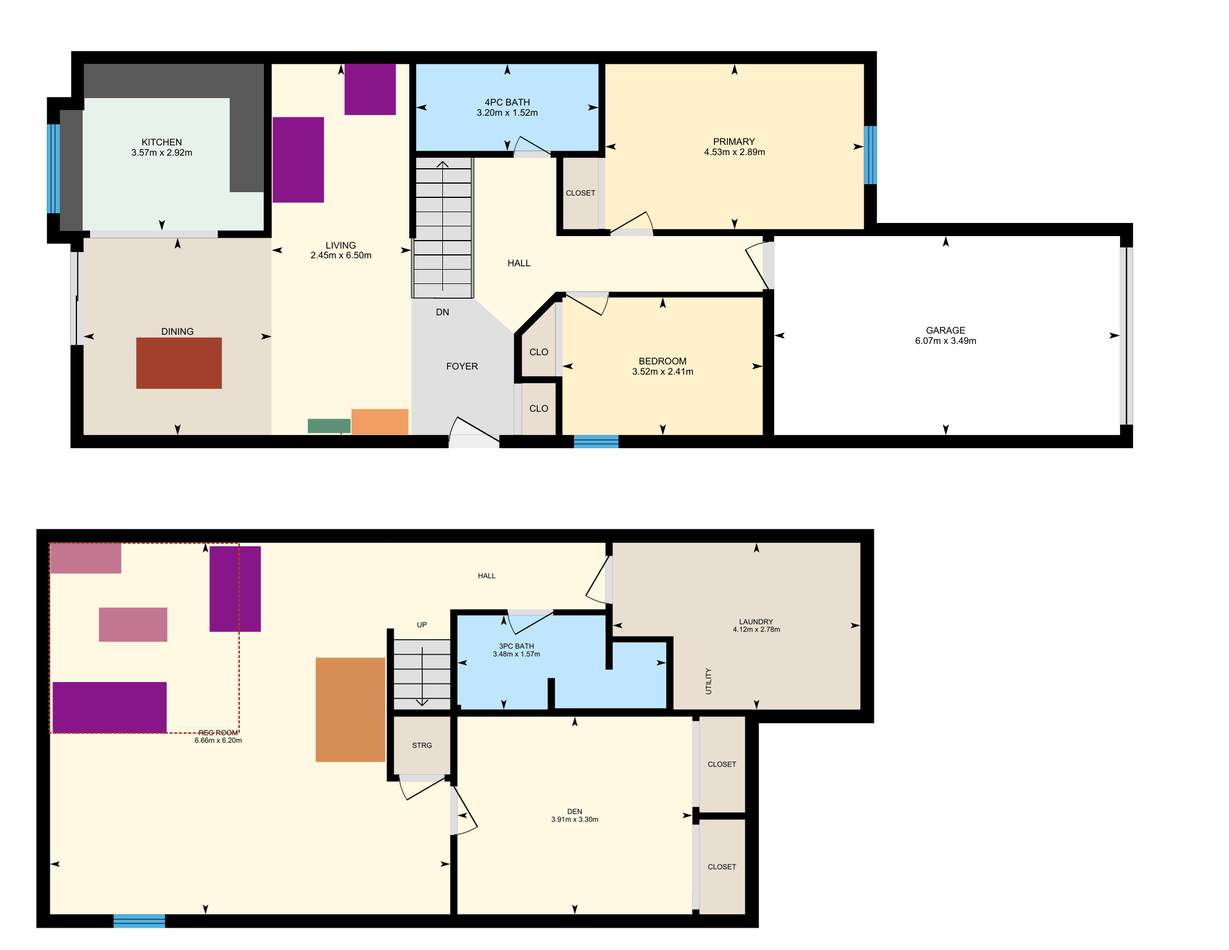
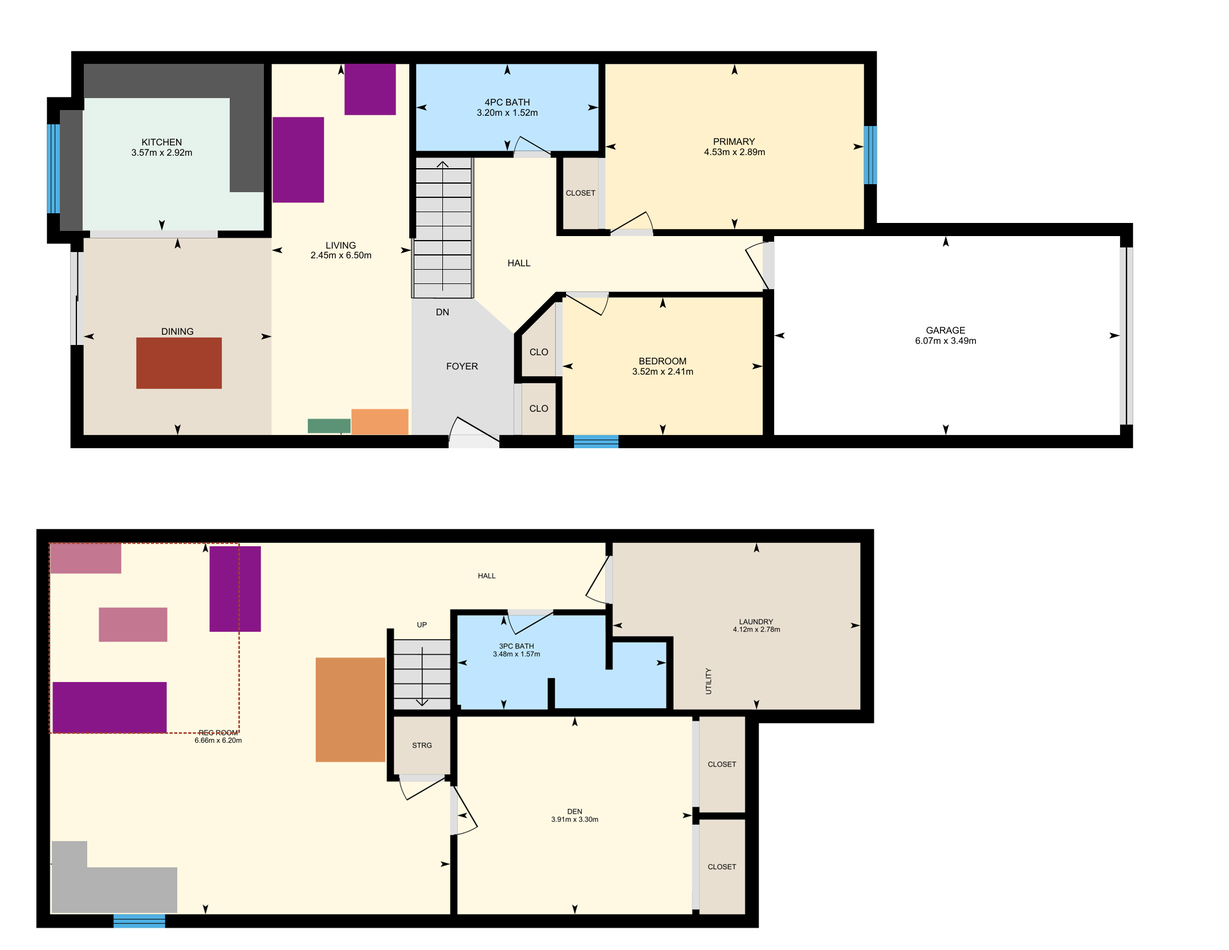
Before/after of a 1229 × 950 layered artwork. What changed in the layer stack:
painted on "Copy of basement" over [51, 841, 178, 913]
painted on "basement" over [51, 841, 178, 913]
